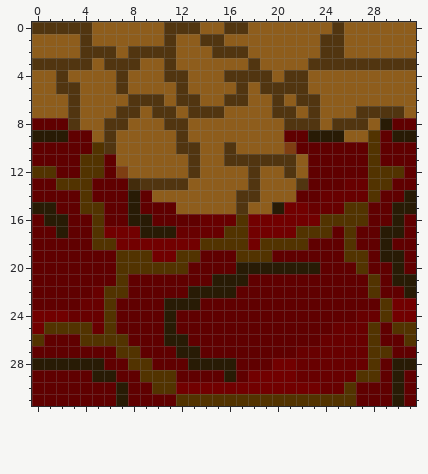
Edited in one commit: pixel-art sprite (res/levels/demons/dirt-floor2.png). The picture above was drawn from the file before the commit.
The file is 32x32 pixels.
After the commit:
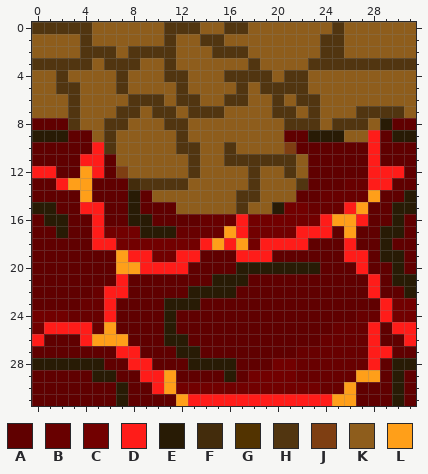
Palette (. is transparent): A #600000  B #680000  C #720000  D #ff1c19  E #281b05  F #432c0c  G #523300  H #513510  J #7e3e12  K #8e5d1c  L #ff9f19
The edit:
Colour D replaces colour G in row 9 at x 28; in row 10 at x 5 and 28; in row 11 at x 4 to 5 and 28; in row 12 at x 0 to 1, 5 and 28 to 30; in row 13 at x 2 and 28 to 29; in row 15 at x 4 to 5 and 26.
Colour D replaces colour G in row 16 at x 5, 17, 24 and 27; in row 17 at x 5, 17 and 22 to 24; in row 18 at x 5 to 6, 14, 16, 19 to 22 and 26; in row 19 at x 8 to 9, 12 to 13, 17 to 19 and 26 to 27; in row 20 at x 9 to 12 and 27; in row 21 at x 7 and 28.
Colour D replaces colour G in row 22 at x 6 to 7 and 28; in rows 23 to 24 at x 6 and 29; in row 25 at x 1 to 4, 28 and 30 to 31; in row 26 at x 0, 4, 28 and 31; in row 27 at x 7 to 8 and 28 to 29; in row 28 at x 8 to 9 and 28.
Colour D replaces colour G in row 29 at x 9 to 10; in row 30 at x 10; in row 31 at x 13 to 24.
Colour L replaces colour G in row 12 at x 4; in row 13 at x 3 to 4; in row 14 at x 4 and 28; in row 15 at x 27; in row 16 at x 25 to 26; in row 17 at x 16 and 26.
Colour L replaces colour G in row 18 at x 15 and 17; in row 19 at x 7; in row 20 at x 7 to 8; in row 25 at x 6; in row 26 at x 5 to 7; in row 29 at x 11 and 27 to 28.
Colour L replaces colour G in row 30 at x 11 and 26; in row 31 at x 12 and 25 to 26.
Boxes around the changes in both pictures, in picture pixels (x1, y1, x2, y2):
changed: (32, 130, 416, 406)
